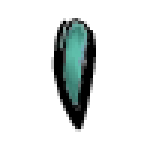
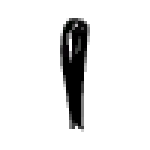
Before/after of a (150, 150) layered artwork. What changed in the layer stack:
added layer "Layer" above "arm_lower-0.png" over (60, 18, 90, 132)
hid "arm_lower-0.png" over (51, 18, 96, 132)
